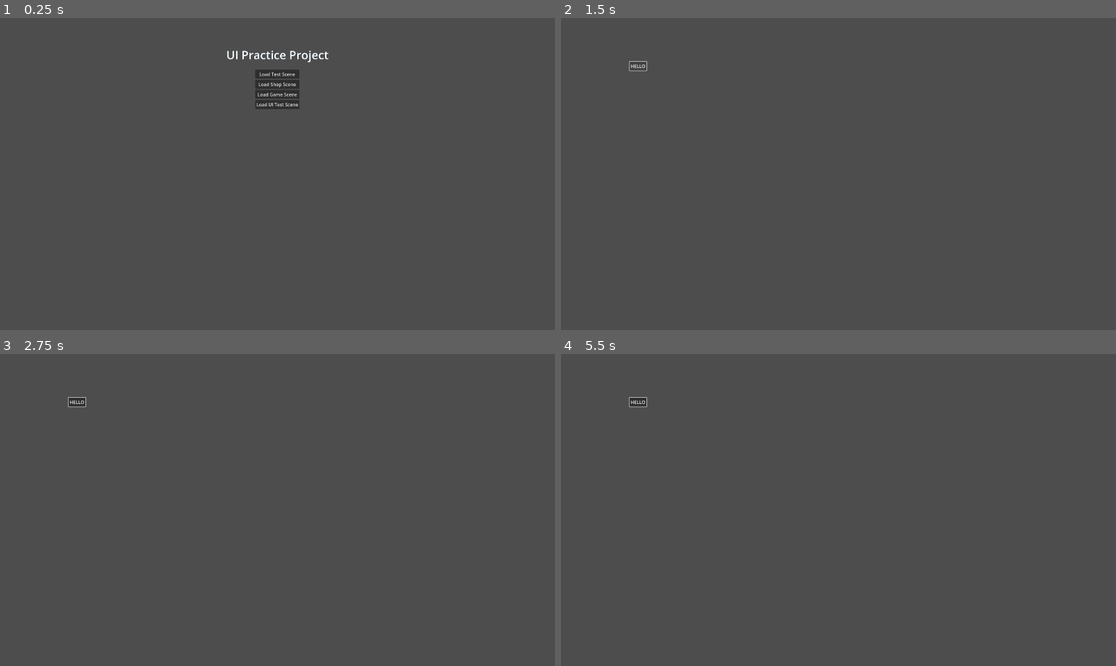
Above: before the commit, frames 1-4 (two rows, left to right).
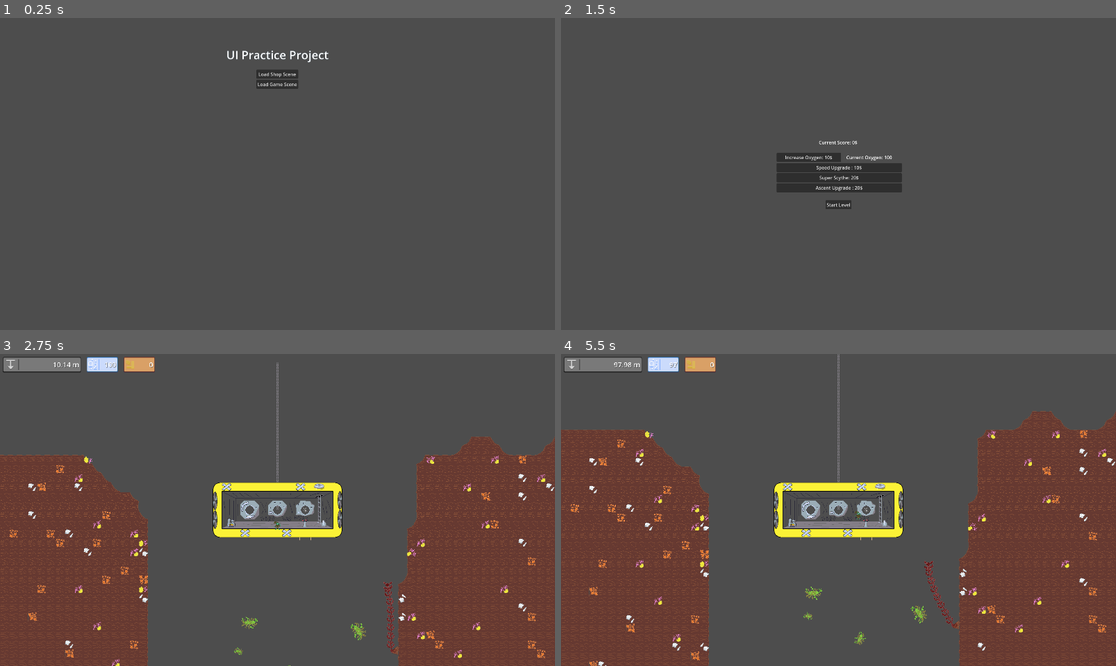
Above: after the commit, the same moments.

Repository: DSurguy/spring-2024-2d-jam
Game: Godot game, scene res://scenes/MainScene/MainScene.tscn
The game is run twice, just before and just after one commit, with the same random seed, the same clock (stepped at 60 frames per second) and the same inputs. Sound files missing from this copy of the repository are replaced by a short silence.
Inputs (mouse positions are in pixels of both pictures, inside the frame that each line leads up to):
- Up to frame 1 (0.25 s): no input
- Up to frame 2 (1.5 s): click (838, 74) at 0.5 s, where only the run before the commit has a clickable "Load Test Scene"; click (638, 64) at 1.25 s, where only the run before the commit has a clickable "HELLO"
- Up to frame 3 (2.75 s): click (277, 541) at 2 s, where only the run after the commit has a clickable "Start Level"
- Up to frame 4 (5.5 s): tap Enter (ui_accept) at 2.75, 3.02, 3.77, 5.27 s; move the mouse to (960, 494) at 2.77 s; hold D (move_right) 2.78-4.28 s; tap Down (aim_down) at 2.85 s; move the mouse to (727, 525) at 3.52 s; tap Left (aim_left) at 3.6 s; move the mouse to (894, 441) at 4.27 s; hold A (move_left) 4.28-5.03 s; tap Right (aim_right) at 4.35 s; move the mouse to (810, 572) at 5.02 s; hold D (move_right) from 5.03 s (still down); tap Up (aim_up) at 5.1 s

The runs differ from the first frame. In frame 1, 0.5% of the frame differs, in the area x 46-54%, y 16-30%; in frame 2, 2.4%; in frame 3, 40%; in frame 4, 44%, in the area x 0-100%, y 0-100%.

Commit message:
Remove unused scenes, prep for build

Diff:
--- a/music_test.tscn
+++ /dev/null
@@ -1,11 +0,0 @@
-[gd_scene load_steps=2 format=3 uid="uid://b5o6yqui00tua"]
-
-[ext_resource type="AudioStream" uid="uid://0sigvvirtt0w" path="res://music/Whimsy_Loopable.ogg" id="1_y2pf5"]
-
-[node name="Node2D" type="Node2D"]
-
-[node name="AudioListener2D" type="AudioListener2D" parent="."]
-
-[node name="AudioStreamPlayer" type="AudioStreamPlayer" parent="."]
-stream = ExtResource("1_y2pf5")
-autoplay = true
--- a/scenes/MainMenu/MainMenu.tscn
+++ b/scenes/MainMenu/MainMenu.tscn
@@ -44,10 +44,6 @@
 [node name="VBoxContainer" type="VBoxContainer" parent="CanvasLayer/MainMenu/VBoxContainer/CenterContainer"]
 layout_mode = 2
 
-[node name="LoadTestScene" type="Button" parent="CanvasLayer/MainMenu/VBoxContainer/CenterContainer/VBoxContainer"]
-layout_mode = 2
-text = "Load Test Scene"
-
 [node name="LoadShopScene" type="Button" parent="CanvasLayer/MainMenu/VBoxContainer/CenterContainer/VBoxContainer"]
 layout_mode = 2
 text = "Load Shop Scene"
@@ -56,11 +52,5 @@
 layout_mode = 2
 text = "Load Game Scene"
 
-[node name="LoadUITestScene" type="Button" parent="CanvasLayer/MainMenu/VBoxContainer/CenterContainer/VBoxContainer"]
-layout_mode = 2
-text = "Load UI Test Scene"
-
-[connection signal="pressed" from="CanvasLayer/MainMenu/VBoxContainer/CenterContainer/VBoxContainer/LoadTestScene" to="." method="_on_load_test_scene_button_pressed"]
 [connection signal="pressed" from="CanvasLayer/MainMenu/VBoxContainer/CenterContainer/VBoxContainer/LoadShopScene" to="." method="_on_load_shop_scene_button_pressed"]
 [connection signal="pressed" from="CanvasLayer/MainMenu/VBoxContainer/CenterContainer/VBoxContainer/LoadGameScene" to="." method="_on_load_game_scene_button_pressed"]
-[connection signal="pressed" from="CanvasLayer/MainMenu/VBoxContainer/CenterContainer/VBoxContainer/LoadUITestScene" to="." method="_on_load_ui_test_scene_button_pressed"]
--- a/test_scene.tscn
+++ /dev/null
@@ -1,17 +0,0 @@
-[gd_scene format=3 uid="uid://bjcd5w7u0hyk7"]
-
-[node name="TestScene" type="Node2D"]
-
-[node name="Control" type="Control" parent="."]
-layout_mode = 3
-anchors_preset = 0
-offset_left = 237.0
-offset_top = 151.0
-offset_right = 277.0
-offset_bottom = 191.0
-
-[node name="Button" type="Button" parent="Control"]
-layout_mode = 0
-offset_right = 8.0
-offset_bottom = 8.0
-text = "HELLO"
Not shown: 1 places in scenes/GameScene/GameScene.tscn that only renumber resources
Not shown: 1 places in scenes/GameScene/submarine.tscn that only renumber resources
Not shown, changed: .gitignore
